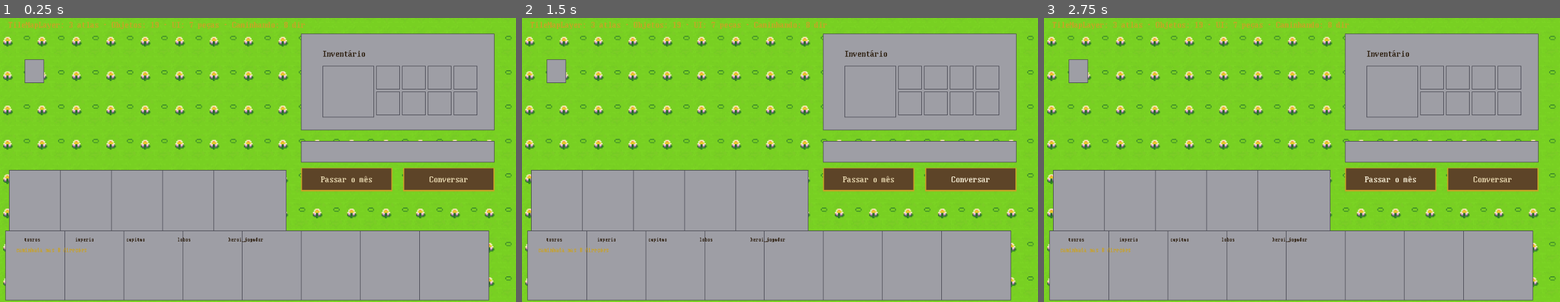
Above: before the commit, frames 1-3 (left to right).
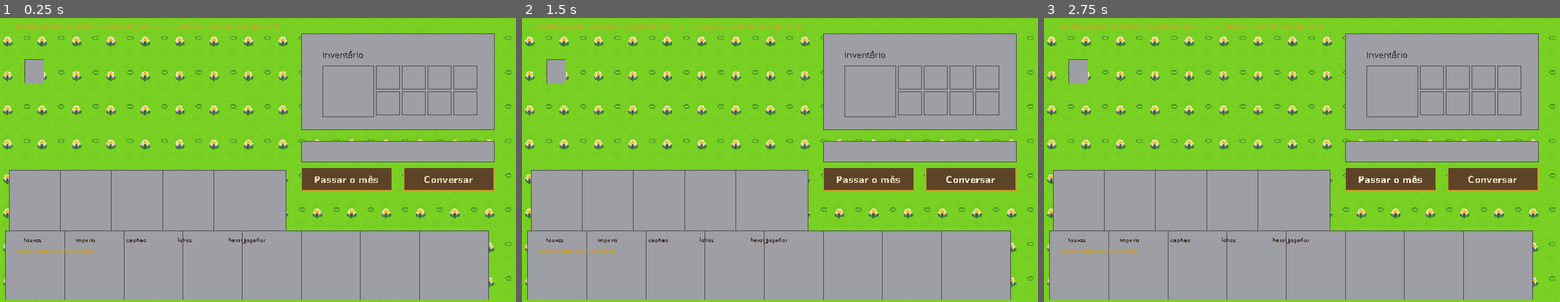
Above: after the commit, the same moments.

Repository: FelpsLuz/livro-receitas
Game: Godot game, scene res://cenas/vitrine_v2.tscn
Two runs of this game, one before a commit and one after it. Both use one fixed random seed, a clock stepped at 60 frames per second and the inputs below. This scene is started directly instead of the project's main scene.
Inputs:
- Up to frame 1 (0.25 s): no input
- Up to frame 2 (1.5 s): click "Passar o mês" at 0.5 s; click "Conversar" at 1.25 s
- Up to frame 3 (2.75 s): click "Passar o mês" at 2 s

The runs differ from the first frame. In frame 1, 3.8% of the frame differs, in the area x 0-99%, y 1-100%; in frame 2, 3.8%; in frame 3, 3.8%.

Commit message:
Interface: texto na resolução real e tipografia de gerenciamento
O jogo parecia protótipo por uma razão que não era a arte: stretch/mode
estava em "viewport", então TUDO — inclusive cada letra — era renderizado
numa grade de 960x540 e ampliado. Numa tela que é dez abas de tabela, isso
significa que 95% do que o jogador olha era bitmap esticado.

"canvas_items" mantém 960x540 como sistema de COORDENADAS — nenhum layout
se moveu — e manda a fonte para o rasterizador na resolução do monitor.
Numa janela de 1920 o texto ganha 4x mais pixels sem uma linha de layout
mudar. aspect passou a "expand" (tabela agradece largura; letterbox numa
tela de gerenciamento é espaço jogado fora) e scale_mode a "fractional" —
a restrição a múltiplo inteiro existia para proteger a grade de pixel, que
agora só vale dentro do cartão da aba "Sua Terra", onde o próprio nó garante.

TIPOGRAFIA
As duas fontes pixel saíram. Não por serem ruins — foram escolhidas medindo
361 candidatas, e o critério estava certo. Saíram porque este jogo é uma
planilha, e fonte pixel obriga o texto inteiro a viver na grade ampliada.

  DejaVu Sans        texto. Proporcional, altura de x generosa, e os pares
                     que arruínam leitura já vêm resolvidos: 1 com base e
                     esporão, l reto, I com serifa.
  DejaVu Sans Mono   número e tabela. Monoespaçada, então a coluna de preço
                     alinha sozinha. Num jogo em que se compara 1.240 com
                     980 na vertical, isso é leitura, não estética.
  DejaVu Sans Bold   título. Hierarquia por PESO, não por troca de família.

Licença Bitstream Vera / DejaVu, uso comercial liberado.

O tema também parou de adotar StyleBoxTexture automaticamente. Aquela
adoção dependia de a moldura "existir", e depois do visual strip ela passou
a existir SEMPRE — como caixote cinza. Todo PanelContainer do jogo estava
virando um retângulo cinza por cima do pergaminho.

As duas asserções que travavam viewport/keep/integer inverteram junto com a
direção, e entraram quatro novas que medem o que agora importa: que a fonte
de número é mesmo monoespaçada (1, 8 e W com a mesma largura), que a de
texto é proporcional, que a acentuação do português está coberta e que a
escala tipográfica é monotônica.

Diff:
--- a/reino-por-conquista-godot/project.godot
+++ b/reino-por-conquista-godot/project.godot
@@ -28,14 +28,24 @@
 
 window/size/viewport_width=960
 window/size/viewport_height=540
-window/stretch/mode="viewport"
-window/stretch/aspect="keep"
-; ESCALA INTEIRA. Era o que faltava para "pixel perfect" de verdade: com
-; scale_mode fracionário, uma janela de 1500x844 escala 960x540 por 1,5625 e
-; um pixel de arte vira ora 1, ora 2 pixels de tela — a grade fica irregular
-; e a pixel art "ferve" ao redimensionar. Em "integer" a Godot escala por 1x,
-; 2x, 3x e deixa borda; a borda é o preço, e é o preço certo num Hi-Bit.
-window/stretch/scale_mode="integer"
+;  ---- MODO DE INTERFACE, não de pixel art ----
+; "viewport" renderizava TUDO — inclusive o texto — numa grade de 960x540 e
+; ampliava o conjunto. Num jogo cuja tela é dez abas de tabela, é isso que
+; fazia a interface parecer protótipo: cada letra era um bitmap esticado.
+;
+; "canvas_items" mantém 960x540 como sistema de COORDENADAS (nenhum layout
+; se move) mas manda a fonte para o rasterizador na resolução real do
+; monitor. Numa janela de 1920 o texto ganha 4x mais pixels sem uma linha
+; de layout mudar.
+;
+; aspect "expand" e não "keep": tabela agradece largura, e letterbox numa
+; tela de gerenciamento é espaço jogado fora.
+; scale_mode fracionário porque a restrição a múltiplos inteiros existia
+; para proteger a grade de pixel — que agora só vale dentro do cartão da
+; aba "Sua Terra", e lá ela é garantida pelo proprio nó.
+window/stretch/mode="canvas_items"
+window/stretch/aspect="expand"
+window/stretch/scale_mode="fractional"
 window/handheld/orientation=1
 
 [rendering]
--- a/reino-por-conquista-godot/scripts/tema.gd
+++ b/reino-por-conquista-godot/scripts/tema.gd
@@ -13,43 +13,47 @@
 const VERDE := Color("3e5f3e")
 
 # ============================================================
-# TIPOGRAFIA — o erro mais barulhento que o jogo tinha.
-#
-# A fonte padrão da Godot é vetorial e anti-aliased: cada letra saía com
-# gradiente na borda, ao lado de arte onde cada pixel foi colocado à mão. Não
-# existe quantidade de arte boa que sobreviva a isso — é o primeiro frame que
-# o jogador vê, e nele já dava para saber que era um protótipo web.
-#
-# Duas fontes, e a divisão entre elas NÃO é estética — é consequência de
-# medida. `ferramentas/testar_fontes.py` comparou os 45 pares de dígitos de
-# 361 candidatas, pixel a pixel. A tabela inteira está em ferramentas/FONTES.md.
-#
-#   · XGA-AI 12x20  — NÚMEROS e corpo denso. Melhor separação de dígitos
-#                     medida no lote: IoU do pior par 61%, seis pontos abaixo
-#                     da segunda colocada. Grade 20 → nítida em 20 e 40.
-#   · ToshibaTxL1   — TÍTULOS e rótulos. Serifada de verdade (flare 5,0 na
-#                     haste do "I", contra 1,0 de uma sem serifa) e a melhor
-#                     nos pares que arruínam um título: E/C 60%, N/M 53%.
-#                     Grade 16 → nítida em 16, 32, 48.
-#
-# Os dígitos da ToshibaTxL1 são ruins (8/9 a 92% de identidade), e é por isso
-# que NÚMERO NENHUM usa esta fonte. As duas anteriores caíram exatamente aqui:
-# a Pixelify Sans tinha 21 pares de dígitos acima do teto — "custo 20" lendo
-# como "custo 80" não era azar, era o esperado — e a Jacquard 12 punha E/C a
-# 96%, que é "REINO POR CONQUISTA" virando "RCIND PVR CVNQVISTA".
-#
-# Ambas cobrem os 15 acentos do português, incluindo Ç e Õ maiúsculos.
-# Ultimate Oldschool PC Font Pack (VileR), CC BY-SA 4.0.
+# TIPOGRAFIA — fonte de INTERFACE, não de pixel art.
+#
+# As duas fontes pixel saíram. A razão não é que fossem ruins — foram
+# escolhidas medindo 361 candidatas, e o critério estava certo. A razão é
+# que ESTE jogo é uma planilha: dez abas de tabela, preço, carga, prazo e
+# moral. Fonte pixel obriga o texto inteiro a viver na grade de 960×270 e
+# a ser ampliado com o resto, e é isso que fazia a interface parecer
+# protótipo por mais bonita que a arte ficasse.
+#
+# Com `stretch/mode = canvas_items` (ver project.godot), o texto passa a
+# renderizar na resolução REAL do monitor. Aí uma fonte vetorial de
+# interface não é concessão: é a única que aproveita isso.
+#
+# O critério antigo sobrevive, e é o que decide o par:
+#
+#   · DejaVu Sans        TEXTO. Altura de x generosa, e os pares que
+#                        arruínam leitura vêm resolvidos de fábrica —
+#                        o "1" tem base e esporão, o "l" é reto, o "I"
+#                        tem serifa. Cobre os 15 acentos do português.
+#   · DejaVu Sans Mono   NÚMERO E TABELA. Monoespaçada, então a coluna de
+#                        preço alinha sozinha, sem tabular-figures e sem
+#                        contar caractere. Num jogo em que o jogador
+#                        compara 1.240 com 980 na vertical, isso não é
+#                        estética — é a leitura.
+#   · DejaVu Sans Bold   TÍTULO. Mesma família: hierarquia por peso, não
+#                        por troca de tipo. Duas famílias numa interface
+#                        de gerenciamento já são uma a mais.
+#
+# Licença Bitstream Vera / DejaVu — uso comercial liberado.
 # ============================================================
 const PASTA_FONTES := "res://assets/fontes/"
-## Tamanhos em que cada fonte é NÍTIDA — múltiplos inteiros da grade nativa.
-## Fonte pixel em tamanho intermediário vira borrão, e aí não se corrigiu
-## nada: só se trocou o tipo de borrão.
-const CORPO := 16              # grade 16 da ToshibaTxL1 (serifada)
-const NUMERO := 20             # grade 20 da XGA-AI — só para dígito
-const CORPO_G := 32            # 2× — destaque
-const TITULO_SECAO := 32       # 2× da grade 16 — título maior que o corpo
-const TITULO_JOGO := 32        # 2×
+
+## Escala tipográfica, em unidades da viewport base (960×540).
+## Razão ~1,25 entre degraus: o suficiente para hierarquia sem degrau
+## intermediário que ninguém distingue.
+const MICRO := 12              # rótulo de aba, legenda, unidade
+const CORPO := 15              # texto corrido e item de lista
+const NUMERO := 16             # dígito em tabela — mono, um degrau acima
+const CORPO_G := 19            # destaque dentro de um painel
+const TITULO_SECAO := 24       # cabeçalho de aba
+const TITULO_JOGO := 40        # tela de título, só ali
 
 static func _fonte(arquivo: String) -> FontFile:
 	var caminho := PASTA_FONTES + arquivo
@@ -67,21 +71,21 @@
 	f.generate_mipmaps = false
 	return f
 
-## A fonte de NÚMERO. Só isso: HUD, cards de recurso, estatística.
+## A fonte de NÚMERO. Monoespaçada: a coluna alinha sozinha.
 ##
-## Ela é uma fonte de terminal, e é ótima no que foi contratada para fazer —
-## dígito inequívoco. Mas parágrafo inteiro nela lê como console de DOS, que é
-## o oposto da referência. Prosa não usa esta fonte.
+## Prosa NÃO usa esta fonte: monoespaçada em parágrafo lê como terminal.
+## Só dígito, tabela e HUD.
 static func fonte_numero() -> FontFile:
-	return _fonte("PxPlus_IBM_XGA-AI_12x20.ttf")
-
-## A fonte de TEXTO: serifada, e é ela que dá o tom da tela.
+	return _fonte("DejaVuSansMono.ttf")
+
+## A fonte de TEXTO. Sem serifa: numa tela de gerenciamento a serifa
+## disputa atenção com o número, que é quem manda.
 static func fonte_corpo() -> FontFile:
-	return _fonte("PxPlus_ToshibaTxL1_8x16.ttf")
+	return _fonte("DejaVuSans.ttf")
 
 ## Títulos, rótulos e botões — a mesma família do corpo, em tamanho maior.
 static func fonte_forte() -> FontFile:
-	return fonte_corpo()
+	return _fonte("DejaVuSans-Bold.ttf")
 
 static func fonte_titulo() -> FontFile:
 	return fonte_forte()
@@ -114,20 +118,13 @@
 	painel.set_content_margin_all(12)
 	t.set_stylebox("panel", "PanelContainer", painel)
 
-	# OVERHAUL v2: se a moldura Pro do PixelLab existir, ela substitui o painel
-	# chapado em TODA a interface de uma vez (StyleBoxTexture com 9-slice, então
-	# os cantos não deformam). Sem o PNG, segue valendo o StyleBoxFlat acima.
-	var UIv2 = load("res://scripts/ui_v2.gd")
-	var moldura = UIv2.stylebox("painel_madeira")
-	if moldura != null:
-		t.set_stylebox("panel", "PanelContainer", moldura)
-		t.set_stylebox("panel", "Panel", moldura)
-	# NÃO chamamos UIv2.estilos_botao() aqui. Ele existia e era sobrescrito
-	# quatro linhas abaixo — o botão de madeira do PixelLab nunca chegou a
-	# aparecer uma vez sequer. E é melhor assim: `botao_madeira.png` mede 76%
-	# de saturação média, o pior ativo de UI do pacote, e a moldura dele é
-	# vazada. O botão desenhado abaixo é opaco, dessaturado e tem os três
-	# estados de verdade.
+	# Nada de StyleBoxTexture aqui. O painel é CHAPADO, em código.
+	#
+	# Havia uma adoção automática da moldura de textura quando ela existisse,
+	# e depois do visual strip ela passou a existir SEMPRE — como caixote
+	# cinza. Resultado: todo PanelContainer do jogo virou um retângulo cinza
+	# por cima do pergaminho. Painel de gerenciamento não precisa de moldura
+	# ilustrada; precisa de contraste e de borda fina que separe as regiões.
 
 	# ---- botão em três estados DESENHADOS ----
 	# Mudar só a cor de fundo é o que faz botão parecer HTML. O apertado desce
--- a/reino-por-conquista-godot/tests/teste_hibit.gd
+++ b/reino-por-conquista-godot/tests/teste_hibit.gd
@@ -53,15 +53,53 @@
 
 # ------------------------------------------------------------
 func _frente1() -> void:
+	# ---- MODO DE INTERFACE ----
+	# A asserção inverteu junto com a direção. Ela cobrava "viewport" +
+	# "keep" + "integer", que é a receita para proteger uma GRADE DE PIXEL:
+	# tudo renderizado em 960×540 e ampliado em múltiplo inteiro.
+	#
+	# Só que a tela deste jogo é dez abas de tabela, e nessa receita cada
+	# letra virava um bitmap esticado. "canvas_items" mantém 960×540 como
+	# sistema de coordenadas — nenhum layout se move — e manda a fonte para
+	# o rasterizador na resolução real do monitor.
+	#
+	# A grade de pixel não sumiu: ela vive dentro do cartão da aba "Sua
+	# Terra", e lá quem garante é o nó, com NEAREST e escala inteira própria.
 	var modo := str(ProjectSettings.get_setting("display/window/stretch/mode"))
-	ok(modo == "viewport" or modo == "canvas_items", "stretch mode de pixel art",
-		modo)
-	ok(str(ProjectSettings.get_setting("display/window/stretch/aspect")) == "keep",
-		"aspect keep (sem deformar a grade)",
+	ok(modo == "canvas_items", "stretch mode de interface (texto nativo)", modo)
+	ok(str(ProjectSettings.get_setting("display/window/stretch/aspect")) == "expand",
+		"aspect expand — tabela agradece largura",
 		str(ProjectSettings.get_setting("display/window/stretch/aspect")))
-	ok(str(ProjectSettings.get_setting("display/window/stretch/scale_mode")) == "integer",
-		"escala INTEIRA (o pixel não vira 1,5 pixel)",
-		str(ProjectSettings.get_setting("display/window/stretch/scale_mode")))
+
+	# ---- TIPOGRAFIA DE GERENCIAMENTO ----
+	var Tema = load("res://scripts/tema.gd")
+	var num: FontFile = Tema.fonte_numero()
+	var corpo: FontFile = Tema.fonte_corpo()
+	ok(num != null and corpo != null, "as duas fontes carregam")
+	if num != null:
+		# monoespaçada: a coluna de preço alinha sozinha. Se o "1" e o "8"
+		# tiverem larguras diferentes, a tabela desalinha e ninguém compara
+		# 1.240 com 980 na vertical.
+		var l1 := num.get_string_size("1", 0, -1, 16).x
+		var l8 := num.get_string_size("8", 0, -1, 16).x
+		var lw := num.get_string_size("W", 0, -1, 16).x
+		ok(is_equal_approx(l1, l8) and is_equal_approx(l1, lw),
+			"fonte de número é MONOESPAÇADA",
+			"1=%.1f 8=%.1f W=%.1f" % [l1, l8, lw])
+	if corpo != null:
+		# prosa em monoespaçada lê como terminal: o corpo TEM que ser
+		# proporcional, senão a diferença entre as duas some
+		var i_l := corpo.get_string_size("i", 0, -1, 16).x
+		var m_l := corpo.get_string_size("M", 0, -1, 16).x
+		ok(m_l > i_l * 1.8, "fonte de texto é PROPORCIONAL",
+			"i=%.1f M=%.1f" % [i_l, m_l])
+		ok(corpo.get_string_size("ÇÃÕáéíóúâêô", 0, -1, 16).x > 0,
+			"acentuação do português coberta")
+	ok(Tema.NUMERO > Tema.MICRO and Tema.TITULO_SECAO > Tema.CORPO
+		and Tema.TITULO_JOGO > Tema.TITULO_SECAO,
+		"escala tipográfica é monotônica",
+		"%d < %d < %d < %d" % [Tema.MICRO, Tema.CORPO, Tema.TITULO_SECAO,
+			Tema.TITULO_JOGO])
 	# 0 = Nearest. Qualquer outro valor borra a arte inteira.
 	var filtro := int(ProjectSettings.get_setting(
 		"rendering/textures/canvas_textures/default_texture_filter"))
Binary file added: reino-por-conquista-godot/assets/fontes/DejaVuSans-Bold.ttf
Not shown, added: reino-por-conquista-godot/assets/fontes/DejaVuSans-Bold.ttf.import
Binary file added: reino-por-conquista-godot/assets/fontes/DejaVuSans.ttf
Not shown, added: reino-por-conquista-godot/assets/fontes/DejaVuSans.ttf.import
Binary file added: reino-por-conquista-godot/assets/fontes/DejaVuSansMono.ttf
Not shown, added: reino-por-conquista-godot/assets/fontes/DejaVuSansMono.ttf.import
Not shown, added: reino-por-conquista-godot/assets/fontes/LICENSE-dejavu.txt
